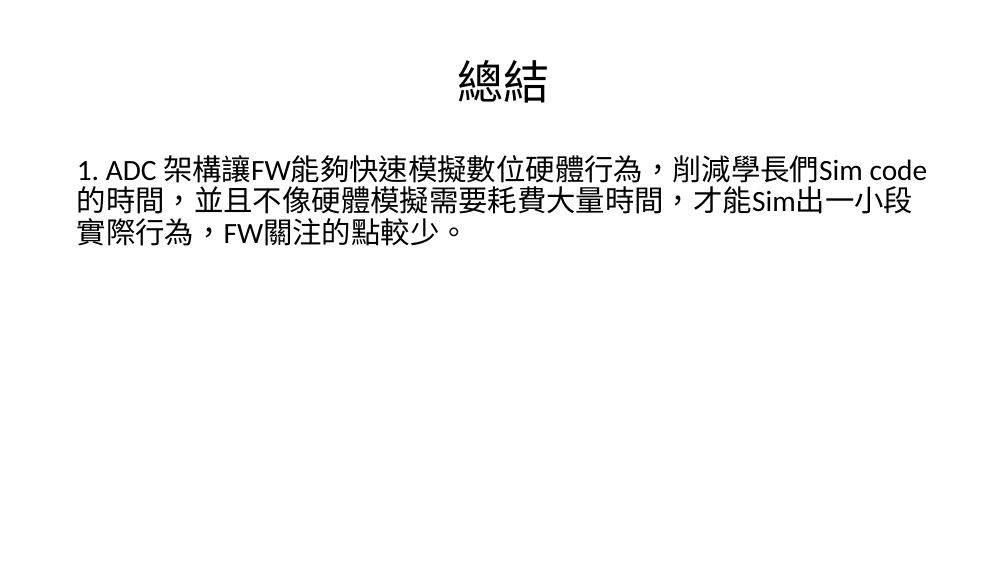
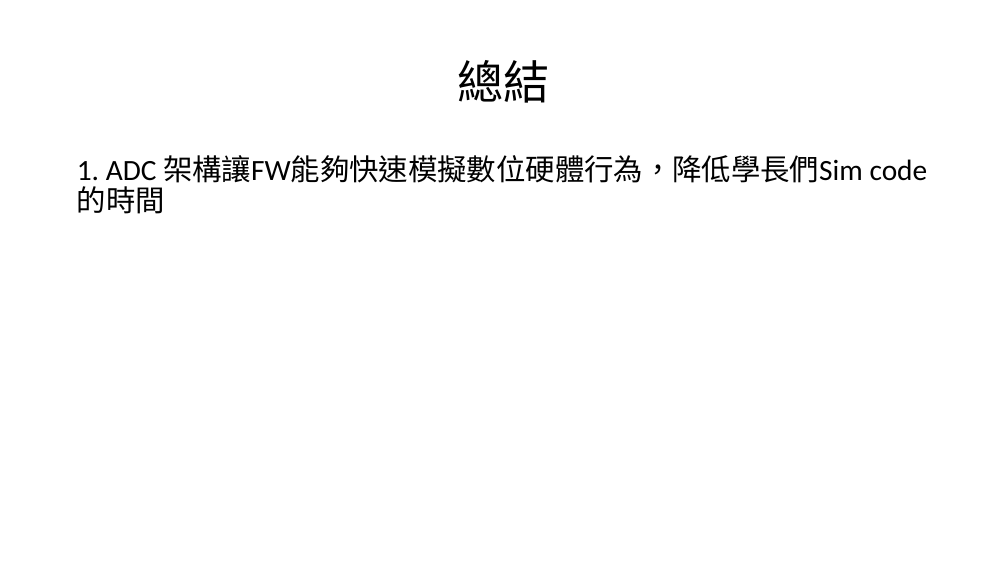
Before and after one commit to a0910281835/Summrary_PDF, a slide deck: slide 19 of Project_Summary_pdf/Project_Summary.pptx (slide 18 before the commit). Drawn at 1008x567 pixels with LibreOffice and Linux fonts; fonts in the diff are those of the drawing. Boxes give left, top, right and bottom in pixels: in the first picture for what was removed or moved away, otherwise in the second. Text is boxed around its words. In the diff, an @@ line names an element or a change of style, - is before the commit and + after.

```diff
--- a/Project_Summary_pdf/Project_Summary.pptx
+++ b/Project_Summary_pdf/Project_Summary.pptx
@@ text at (77,155,863,187): text changed @@
-1. ADC 架構讓FW能夠快速模擬數位硬體行為，削減學長們Sim code的時間，並且不像硬體模擬需要耗費大量時間，才能Sim出一小段實際行為，FW關注的點較少。
+1. ADC 架構讓FW能夠快速模擬數位硬體行為，降低學長們Sim code的時間
```
Also in this commit, not shown: 4 other slides changed, 4 slides added.
